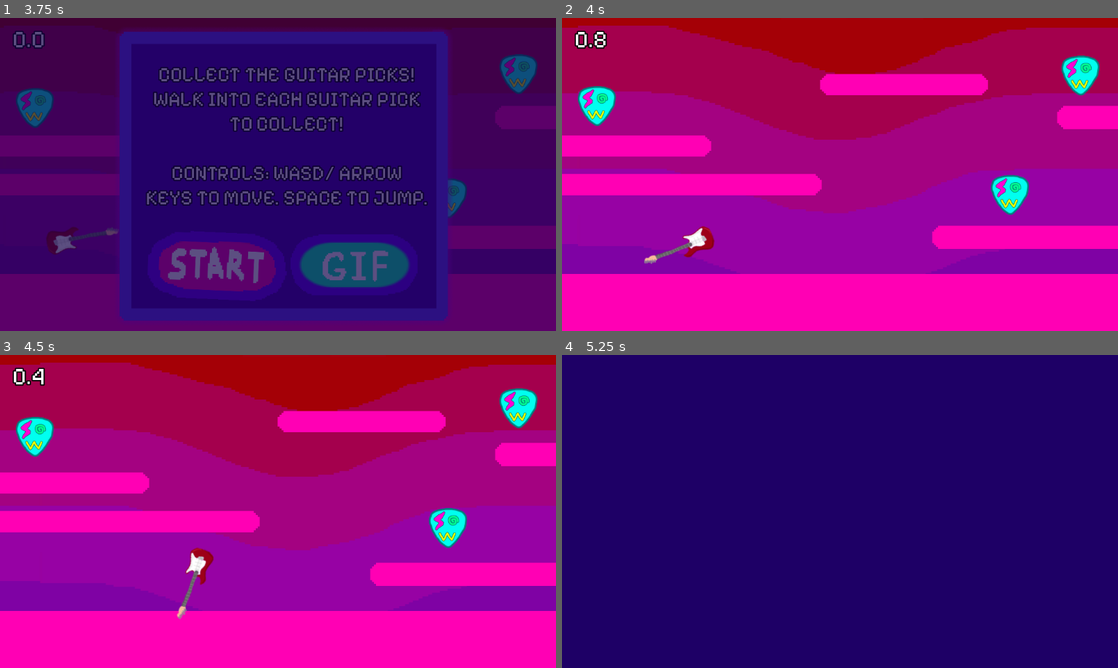
Above: before the commit, frames 1-4 (two rows, left to right).
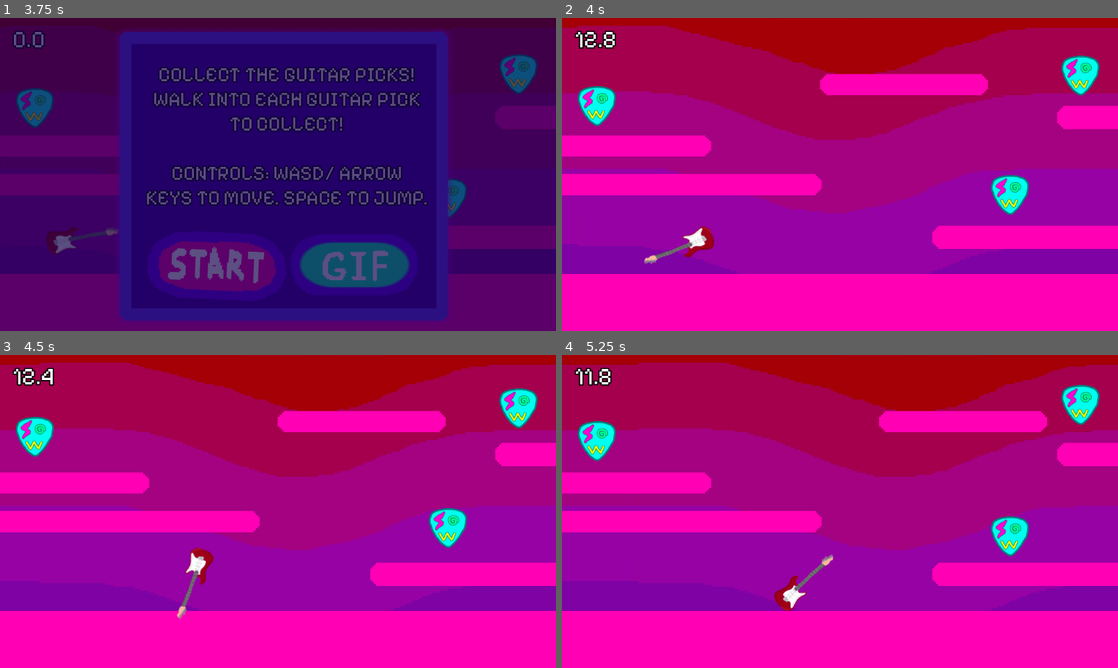
Above: after the commit, the same moments.

Repository: awesomesauce4646/tempo_surge
Game: Godot game, scene res://scenes/title_screen.tscn
Two runs of this game, one before a commit and one after it. Both use one fixed random seed, a clock stepped at 60 frames per second and the inputs below.
Inputs (mouse positions are in pixels of both pictures, inside the frame that each line leads up to):
- Up to frame 1 (3.75 s): click (94, 255) at 0.5 s; tap Enter at 1.25, 2.75 s; move the mouse to (400, 158) at 1.27 s; hold E (e) 1.28-2.03 s; hold D (right) 1.28-2.78 s; click (400, 158) at 1.42 s; tap W (jump) at 1.52, 2.27 s; tap Q (q) at 1.55, 2.1, 3.05 s; tap Space at 2 s; move the mouse to (166, 190) at 2.02 s; click (166, 190) at 2.17 s; tap E (e) at 2.3 s; move the mouse to (333, 105) at 2.77 s; hold A (left) 2.78-3.53 s; hold E (e) 2.78-3.53 s; click (333, 105) at 2.92 s; move the mouse to (250, 237) at 3.52 s; hold D (right) from 3.53 s (still down); tap 1 (key_one) at 3.6 s; click (250, 237) at 3.67 s
- Up to frame 2 (4 s): keep holding D (right); tap W (jump) at 3.77 s; tap E (e) at 3.8 s
- Up to frame 3 (4.5 s): keep holding D (right); move the mouse to (444, 558) at 4.27 s; hold 3 (key_three) from 4.28 s (still down); click (444, 558) at 4.42 s
- Up to frame 4 (5.25 s): tap W (jump) at 4.52 s; tap Q (q) at 4.55 s; move the mouse to (673, 464) at 5.02 s; release D (right) at 5.03 s; release 3 (key_three) at 5.03 s; hold A (left) from 5.03 s (still down); tap 2 (key_two) at 5.1 s; click (673, 464) at 5.17 s

Frame 1 is identical in both runs. In frame 2, 0.4% of the frame differs, in the area x 2-10%, y 4-10%; in frame 3, 0.4%; in frame 4, 100%, in the area x 0-100%, y 0-100%.

Commit message:
improve touch feedback minigame 3 tuner and harp minigame 5

Diff:
--- a/gds/down.gd
+++ b/gds/down.gd
@@ -1,6 +1,8 @@
 extends TextureButton
 
 @onready var parent = $".."
+@onready var wrongSound = $WrongSound
+@onready var rightSound = $RightSound
 
 @export var is_down := false
 @export var hover_scale := 1.1
@@ -12,6 +14,8 @@
 var center := Vector2.ZERO  # the arrow's middle, in parent space, stays put
 var zoom := 1.0
 var tween: Tween
+var shake_tween: Tween
+var shake_x := 0.0
 
 func _ready() -> void:
 	mouse_entered.connect(_hover.bind(true))
@@ -38,11 +42,31 @@
 	zoom = z
 	var s := base_scale * z
 	scale = s
-	position = center - (size / 2 * s).rotated(rotation)
+	position = center - (size / 2 * s).rotated(rotation) + Vector2(shake_x, 0)
+
+func _set_shake(x: float) -> void:
+	shake_x = x
+	position = center - (size / 2 * scale).rotated(rotation) + Vector2(shake_x, 0)
+
+func _shake() -> void:
+	wrongSound.play()
+	_capture()
+	if shake_tween:
+		shake_tween.kill()
+	shake_tween = create_tween()
+	shake_tween.tween_method(_set_shake, 0.0, 8.0, 0.04)
+	shake_tween.tween_method(_set_shake, 8.0, -8.0, 0.08)
+	shake_tween.tween_method(_set_shake, -8.0, 6.0, 0.08)
+	shake_tween.tween_method(_set_shake, 6.0, 0.0, 0.04)
 
 func _on_pressed() -> void:
+	var before = parent.buttons_pressed
 	var step := -1 if is_down else 1
 	if parent.random_number < 1:
 		parent.buttons_pressed -= step
 	else:
 		parent.buttons_pressed += step
+	if parent.buttons_pressed < before:
+		_shake()
+	else:
+		rightSound.play()
--- a/gds/minigame_1.gd
+++ b/gds/minigame_1.gd
@@ -41,7 +41,7 @@
 		barrierTwo.free()
 		start = false
 		move_platform() # platform 6 starts moving when the game starts
-		await themed_timer.Timer(1 + Global.extra_time) #accessing a function from this node
+		await themed_timer.Timer(13 + Global.extra_time) #accessing a function from this node
 		#after this is compeleted...
 		timer_end = true # now we're saying "oh ye you ran out of time"
 	if note_collected == 3: # the double equals is just an argument asking if it's the same, with "=" it'll give an error
--- a/gds/minigame_5.gd
+++ b/gds/minigame_5.gd
@@ -37,6 +37,8 @@
 
 var hover_data := {} # btn -> base_scale, center, zoom, tween
 
+var line = Line2D.new()
+
 func _ready() -> void:
 	partners = {
 		pointOne: pointTwo, pointTwo: pointOne,
@@ -51,9 +53,16 @@
 	for btn in [pointOne, pointTwo, pointThree, pointFour, pointFive, pointSix]:
 		btn.mouse_entered.connect(_on_point_hover.bind(btn, true))
 		btn.mouse_exited.connect(_on_point_hover.bind(btn, false))
+	line.width = 25
+	line.default_color = Color(1.0, 1.0, 1.0, 1.0)
+	add_child(line)
+	line.hide()
 
 
 func _process(delta: float) -> void:
+	if selected != null:
+		line.set_point_position(1, get_local_mouse_position())
+
 	if start:
 		start = false
 		playing = true
@@ -109,6 +118,10 @@
 
 # ---------- game logic ----------
 
+func get_center(btn: TextureButton) -> Vector2:
+	return btn.position + (btn.size / 2 * btn.scale).rotated(btn.rotation)
+
+
 func _point_pressed(btn: TextureButton) -> void:
 	if not playing or won:
 		return # ignore clicks while the instructions are up or after winning
@@ -119,12 +132,17 @@
 	if selected == null:
 		selected = btn
 		btn.modulate = SELECT_COLOR
+		line.clear_points()
+		line.add_point(get_center(btn))
+		line.add_point(get_local_mouse_position())
+		line.show()
 		return
 
 	# clicked the same point again: deselect
 	if selected == btn:
 		btn.modulate = Color.WHITE
 		selected = null
+		line.hide()
 		return
 
 	# second click: is it the matching point?
@@ -135,6 +153,7 @@
 		done[btn] = true
 		btn.modulate = SELECT_COLOR # both stay green once connected
 		selected = null
+		line.hide()
 		strung_count += 1
 		if strung_count >= 3:
 			won = true
@@ -142,6 +161,7 @@
 		wrongString.play(WRONG_START)
 		selected.modulate = Color.WHITE
 		selected = null
+		line.hide()
 
 
 func _on_point_one_pressed() -> void:
--- a/gds/up.gd
+++ b/gds/up.gd
@@ -1,17 +1,22 @@
 extends TextureButton
 
 @onready var parent = $".."
+@onready var wrongSound = $WrongSound
+@onready var rightSound = $RightSound
 
 @export var is_down := false
 @export var hover_scale := 1.05
 @export var hover_color := Color(1.2, 1.2, 1.3, 1)
 @export var anim_speed := 0.05
 
+
 var captured := false
 var base_scale := Vector2.ONE
 var center := Vector2.ZERO  # the arrow's middle, in parent space, stays put
 var zoom := 1.0
 var tween: Tween
+var shake_tween: Tween
+var shake_x := 0.0
 
 func _ready() -> void:
 	mouse_entered.connect(_hover.bind(true))
@@ -38,7 +43,22 @@
 	zoom = z
 	var s := base_scale * z
 	scale = s
-	position = center - (size / 2 * s).rotated(rotation)
+	position = center - (size / 2 * s).rotated(rotation) + Vector2(shake_x, 0)
+
+func _set_shake(x: float) -> void:
+	shake_x = x
+	position = center - (size / 2 * scale).rotated(rotation) + Vector2(shake_x, 0)
+
+func _shake() -> void:
+	wrongSound.play()
+	_capture()
+	if shake_tween:
+		shake_tween.kill()
+	shake_tween = create_tween()
+	shake_tween.tween_method(_set_shake, 0.0, 8.0, 0.04)
+	shake_tween.tween_method(_set_shake, 8.0, -8.0, 0.08)
+	shake_tween.tween_method(_set_shake, -8.0, 6.0, 0.08)
+	shake_tween.tween_method(_set_shake, 6.0, 0.0, 0.04)
 
 func _on_pressed() -> void:
 	var step := -1 if is_down else 1
@@ -46,3 +66,8 @@
 		parent.buttons_pressed += step
 	else:
 		parent.buttons_pressed -= step
+		step = -step
+	if step < 0:
+		_shake()
+	else:
+		rightSound.play()
--- a/scenes/minigame_3.tscn
+++ b/scenes/minigame_3.tscn
@@ -6,7 +6,9 @@
 [ext_resource type="Texture2D" uid="uid://df87en882qas1" path="res://assets/angry.png" id="4_nuwo7"]
 [ext_resource type="Texture2D" uid="uid://fyecq5y4d14o" path="res://assets/up.png" id="5_rguwe"]
 [ext_resource type="Script" uid="uid://canm8xguitmcu" path="res://gds/up.gd" id="6_knknf"]
+[ext_resource type="AudioStream" uid="uid://bhsalpxyondnc" path="res://sounds/wrong.mp3" id="7_8q1gs"]
 [ext_resource type="Script" uid="uid://bewnixgmxu1xk" path="res://gds/down.gd" id="7_knknf"]
+[ext_resource type="AudioStream" uid="uid://ccafd551xwxwq" path="res://sounds/note.mp3" id="8_b7s57"]
 [ext_resource type="FontFile" uid="uid://v2lc0jgyarh8" path="res://PixelifySans-VariableFont_wght.ttf" id="8_ybnx4"]
 [ext_resource type="Texture2D" uid="uid://ihmy2ejhu1as" path="res://assets/instructions-card.png" id="9_sfvvs"]
 [ext_resource type="Texture2D" uid="uid://b44xrv7rqmoda" path="res://assets/start_tempo.png.png" id="9_w3p2l"]
@@ -124,6 +126,15 @@
 ignore_texture_size = true
 script = ExtResource("6_knknf")
 
+[node name="WrongSound" type="AudioStreamPlayer2D" parent="up" unique_id=313311544]
+position = Vector2(-541.24994, -41.25)
+scale = Vector2(1.2499999, 1.2499999)
+stream = ExtResource("7_8q1gs")
+pitch_scale = 0.53
+
+[node name="RightSound" type="AudioStreamPlayer2D" parent="up" unique_id=323799861]
+stream = ExtResource("8_b7s57")
+
 [node name="down" type="TextureButton" parent="." unique_id=1023147883]
 offset_left = 794.00006
 offset_top = 646.0
@@ -134,6 +145,16 @@
 texture_normal = ExtResource("5_rguwe")
 ignore_texture_size = true
 script = ExtResource("7_knknf")
+
+[node name="WrongSound" type="AudioStreamPlayer2D" parent="down" unique_id=1672978338]
+stream = ExtResource("7_8q1gs")
+pitch_scale = 0.53
+
+[node name="RightSound" type="AudioStreamPlayer2D" parent="down" unique_id=1524125203]
+position = Vector2(1013.7865, 780.6083)
+rotation = 3.1147869
+scale = Vector2(1.2499999, 1.2499999)
+stream = ExtResource("8_b7s57")
 
 [node name="RichTextLabel" type="RichTextLabel" parent="." unique_id=2009845234]
 visible = false
